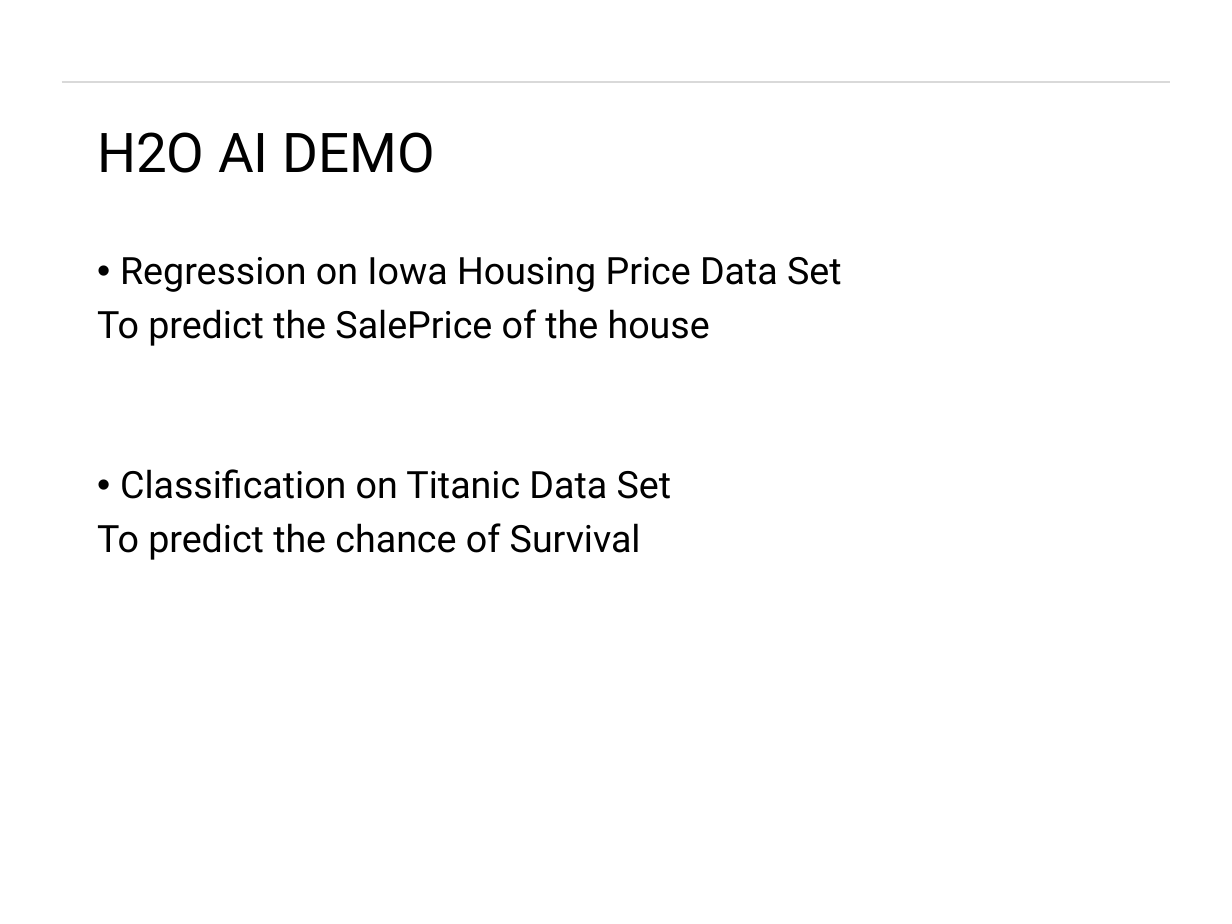
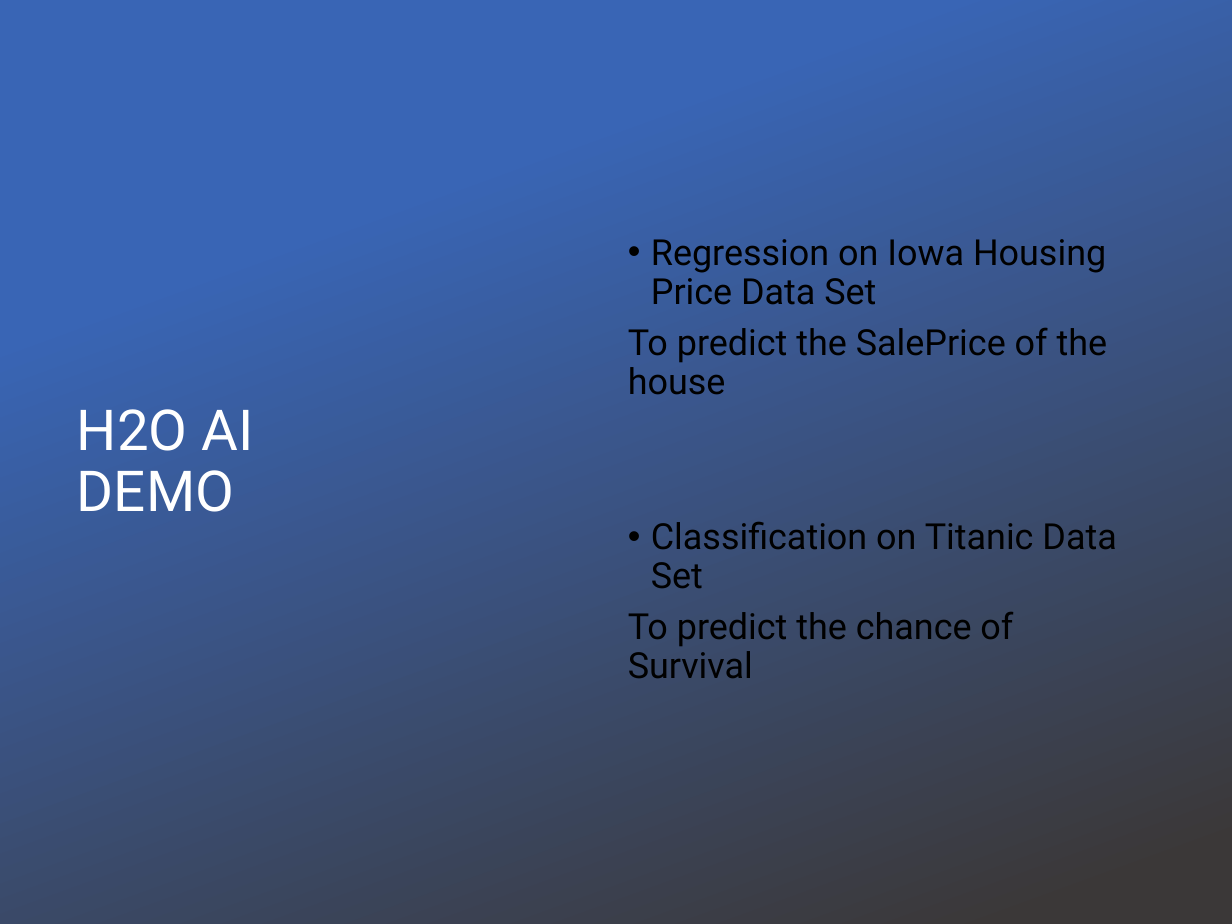
Before and after one commit to tiwari-abhi/ML_Projects, a slide deck: slide 15 of Presentation/Machine Learning As A Service.pptx. Drawn at 1232x924 pixels with LibreOffice and Linux fonts; fonts in the diff are those of the drawing; background and template pictures are left out. Boxes give left, top, right and bottom in pixels: in the first picture for what was removed or moved away, otherwise in the second. Text is boxed around its words. In the diff, an @@ line names an element or a change of style, - is before the commit and + after.

```diff
--- a/Presentation/Machine Learning As A Service.pptx
+++ b/Presentation/Machine Learning As A Service.pptx
@@ rectangle added at bbox=[0, 0, 1232, 924], fill gradient #3965B5 to #3B3838 @@
@@ text "Regression on Iowa Housing Price ...": place and size @@
-text "Regression on Iowa Housing Price ..." at bbox=[97, 257, 842, 560]
+text "Regression on Iowa Housing Price ..." at bbox=[628, 239, 1116, 678]
@@ text "Regression on Iowa Housing Price ..." at bbox=[628, 239, 1116, 678]: size 22 to 21 pt; vertical alignment top to middle @@
@@ title "H2O AI DEMO": place and size @@
-title "H2O AI DEMO" at bbox=[97, 132, 434, 173]
+title "H2O AI DEMO" at bbox=[77, 409, 254, 512]
@@ title "H2O AI DEMO" at bbox=[77, 409, 254, 512]: size 32 to 33 pt, text colour #000000 to #FFFFFF @@
```
Also in this commit, not shown: 15 other slides changed, 14 other files.
